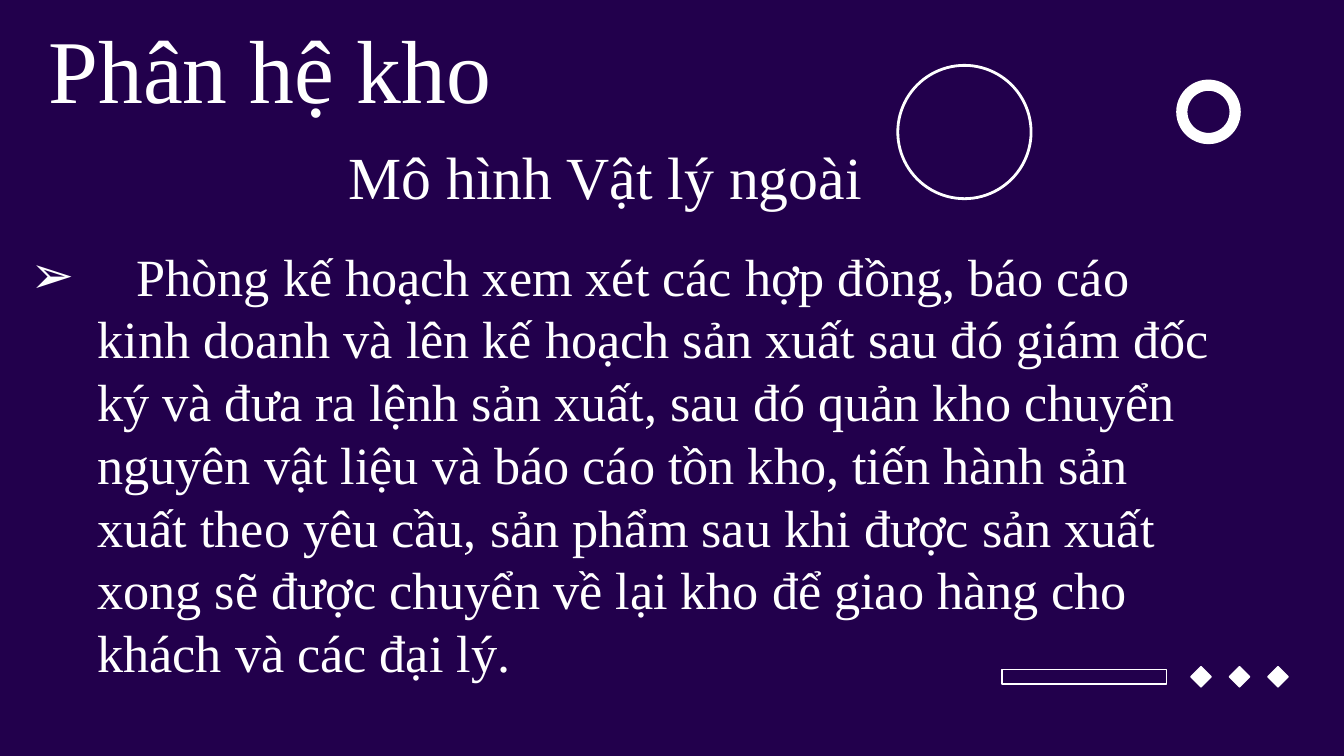
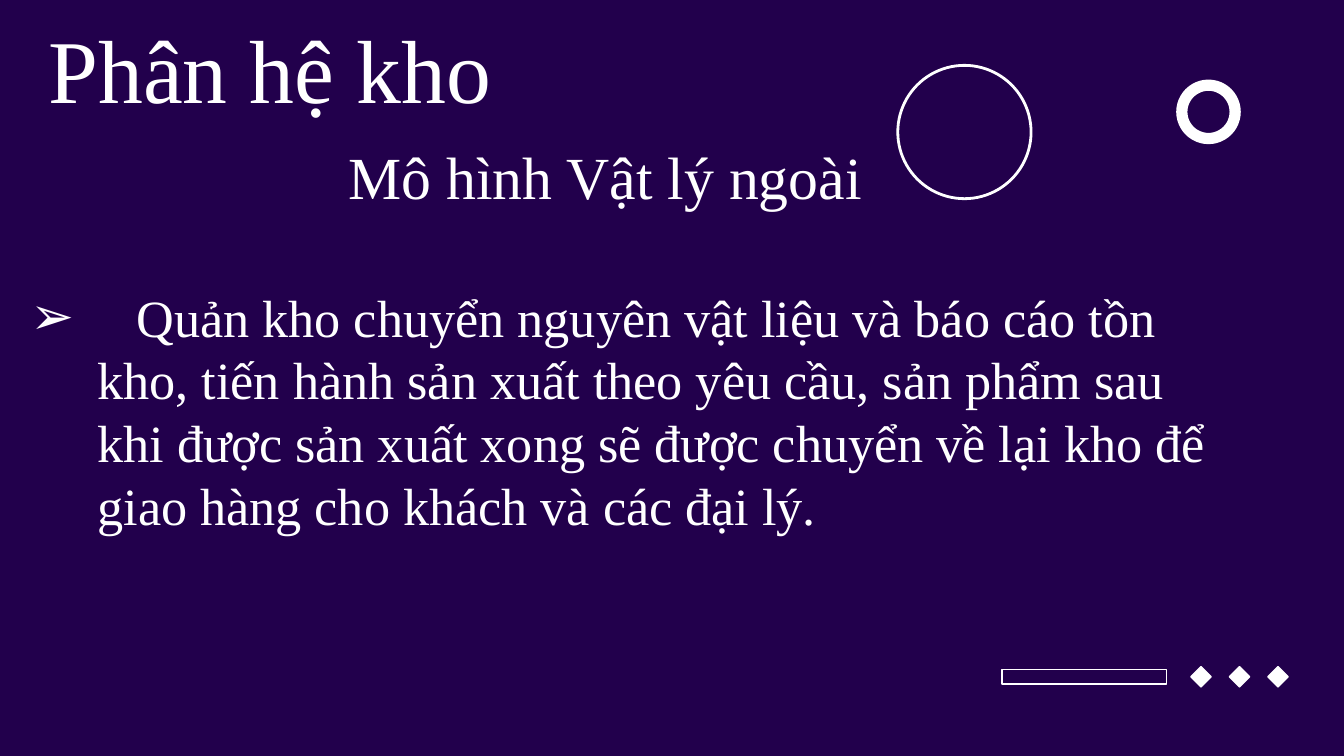
Before and after one commit to manhph81/ERP, a slide deck: slide 13 of 9_ERP đã chỉnh.pptx. Drawn at 1344x756 pixels with LibreOffice and Linux fonts; fonts in the diff are those of the drawing; background and template pictures are left out. Boxes give left, top, right and bottom in pixels: in the first picture for what was removed or moved away, otherwise in the second. Text is boxed around its words. In the diff, an @@ line names an element or a change of style, - is before the commit and + after.

```diff
--- a/9_ERP đã chỉnh.pptx
+++ b/9_ERP đã chỉnh.pptx
@@ subtitle at bbox=[97, 299, 1204, 536]: text changed @@
-➢ Phòng kế hoạch xem xét các hợp đồng, báo cáo kinh doanh và lên kế hoạch sản xuất sau đó giám đốc ký và đưa ra lệnh sản xuất, sau đó quản kho chuyển nguyên vật liệu và báo cáo tồn kho, tiến hành sản xuất theo yêu cầu, sản phẩm sau khi được sản xuất xong sẽ được chuyển về lại kho để giao hàng cho khách và các đại lý.
+➢ Quản kho chuyển nguyên vật liệu và báo cáo tồn kho, tiến hành sản xuất theo yêu cầu, sản phẩm sau khi được sản xuất xong sẽ được chuyển về lại kho để giao hàng cho khách và các đại lý.
```
Also in this commit, not shown: 3 other slides changed, 1 other file.
